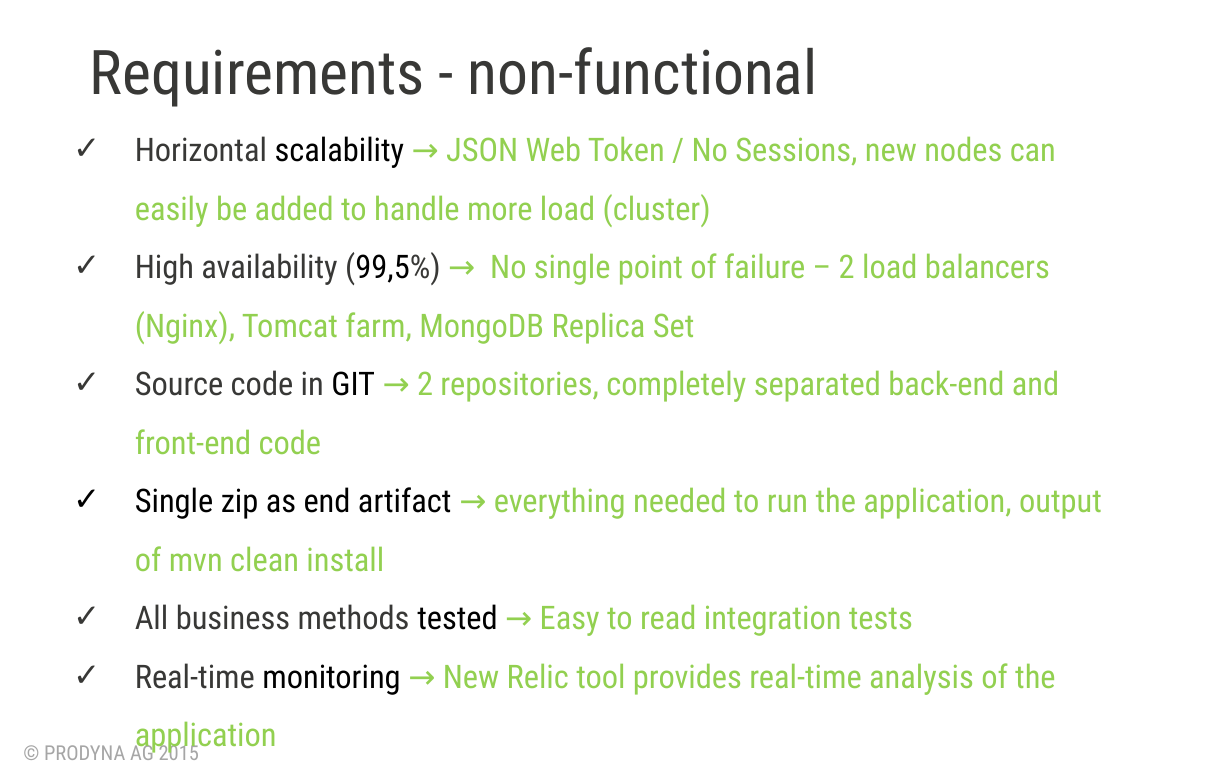
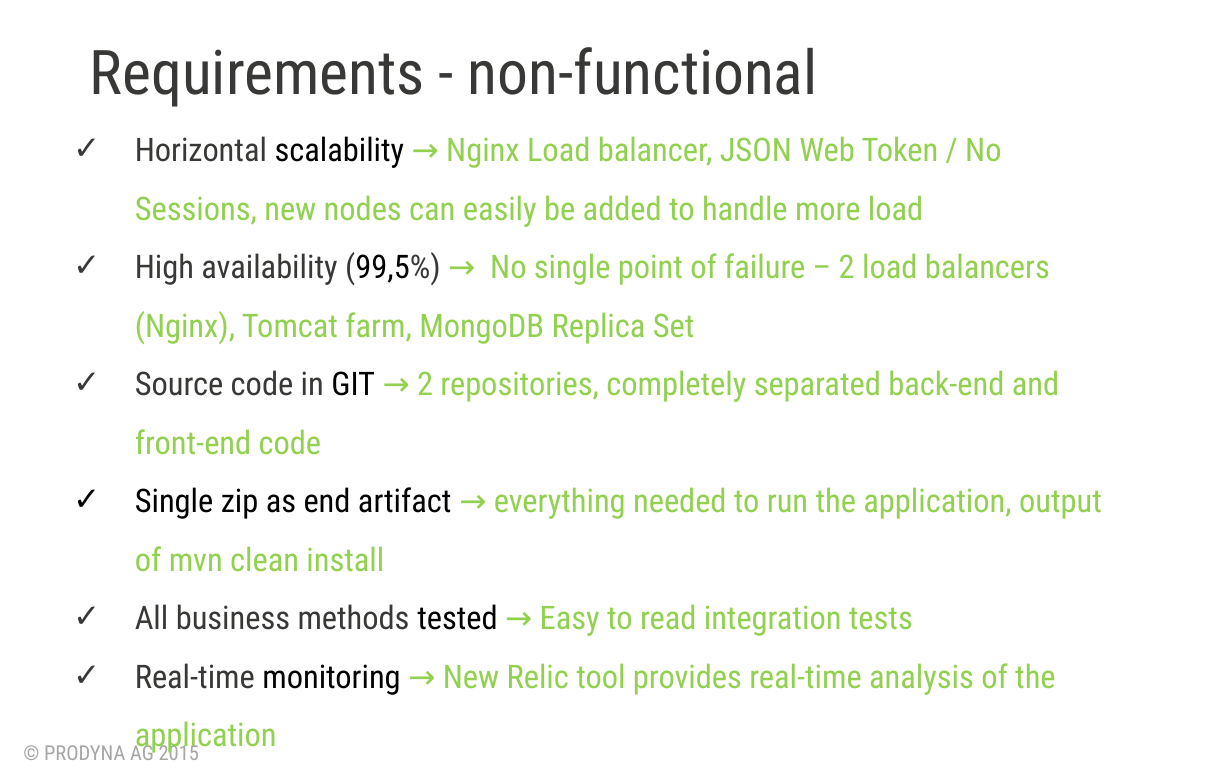
Before and after one commit to BGligorijevic/pac-slides, a slide deck: slide 4 of PAC-final-presentation.pptx. Drawn at 1232x770 pixels with LibreOffice and Linux fonts; fonts in the diff are those of the drawing; background and template pictures are left out. Boxes give left, top, right and bottom in pixels: in the first picture for what was removed or moved away, otherwise in the second. Text is boxed around its words. In the diff, an @@ line names an element or a change of style, - is before the commit and + after.

```diff
--- a/PAC-final-presentation.pptx
+++ b/PAC-final-presentation.pptx
@@ text at bbox=[135, 136, 1001, 227]: text changed @@
-✓ Horizontal scalability → JSON Web Token / No Sessions, new nodes can easily be added to handle more load (cluster)
+✓ Horizontal scalability → Nginx Load balancer, JSON Web Token / No Sessions, new nodes can easily be added to handle more load
```
Also in this commit, not shown: 6 other slides changed.
